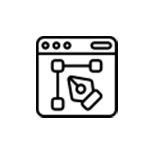
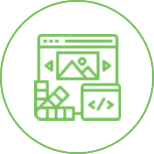
Layers edited between the first and the second w=154, h=154 image:
renamed "vector_4257478" to "graphic-design", hid it, painted on it over [36, 36, 118, 118]
renamed "graphic-design_4668203" to "web-design", showed it, painted on it over [34, 34, 121, 121]
